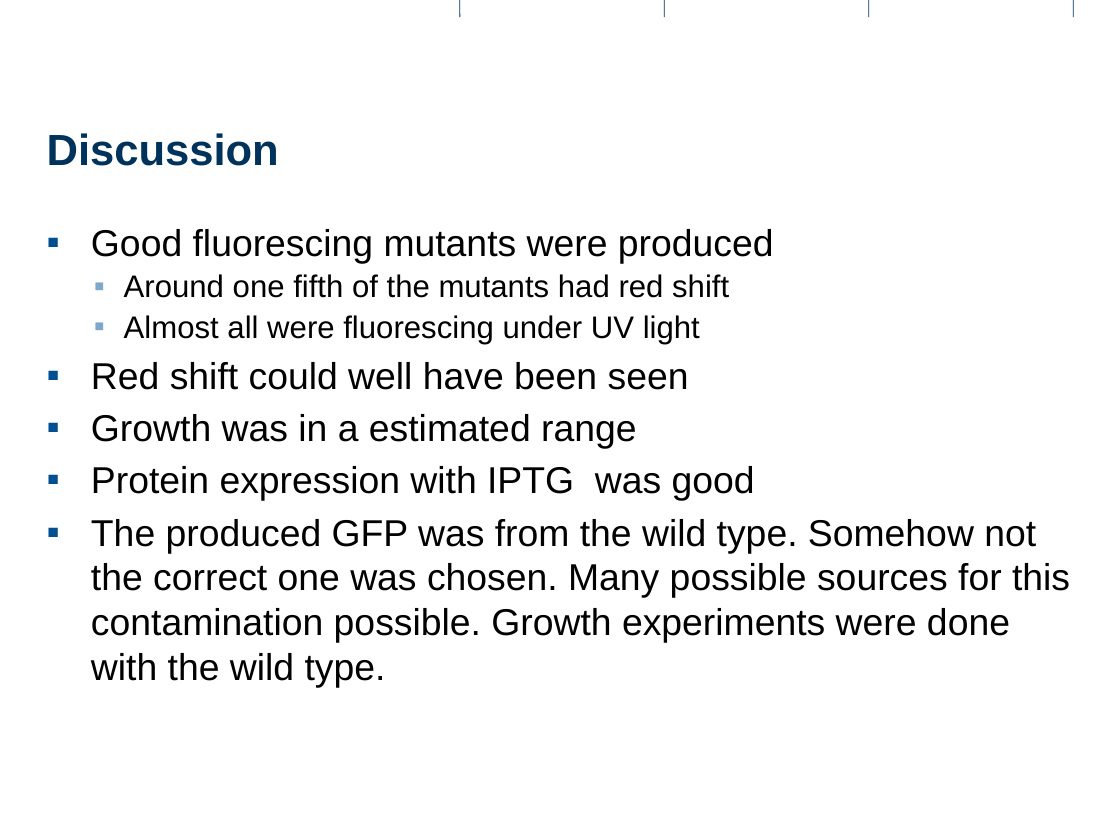
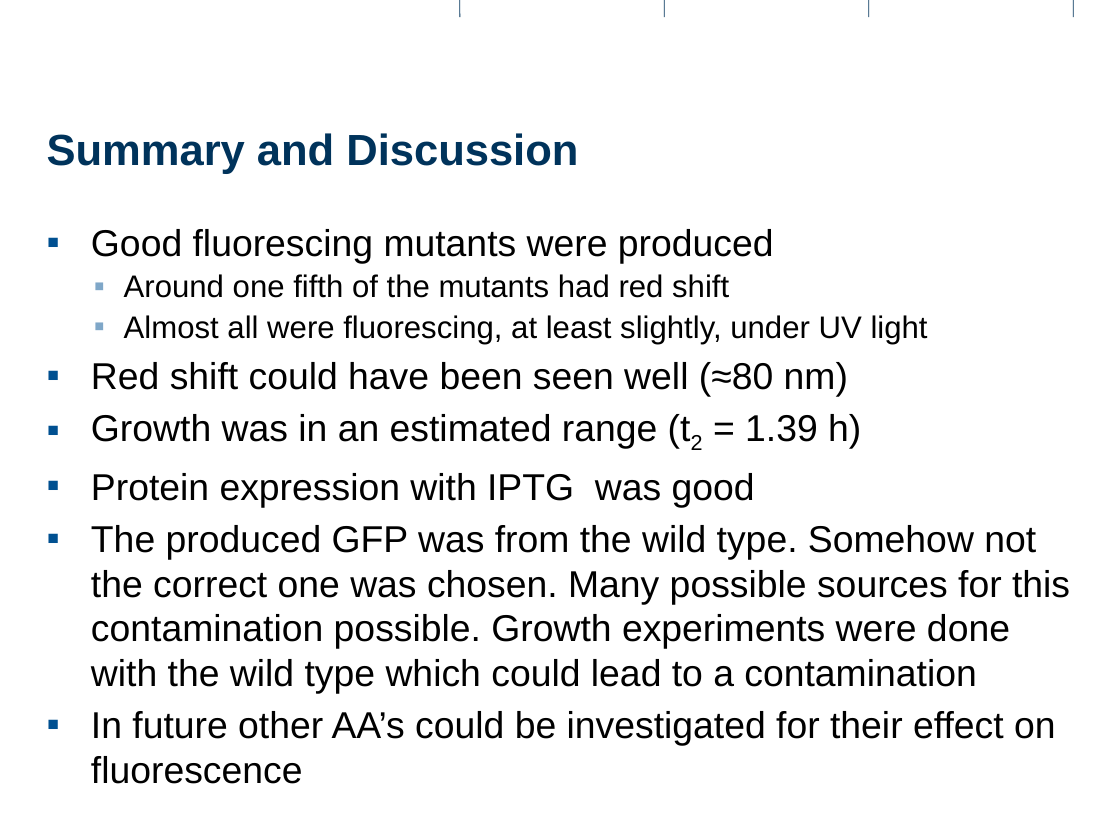
Before and after one commit to Pascal-Stucheli/Lab-Work, a slide deck: slide 13 of Presentation.pptx. Drawn at 1120x840 pixels with LibreOffice and Linux fonts; fonts in the diff are those of the drawing; background and template pictures are left out. Boxes give left, top, right and bottom in pixels: in the first picture for what was removed or moved away, otherwise in the second. Text is boxed around its words. In the diff, an @@ line names an element or a change of style, - is before the commit and + after.

```diff
--- a/Presentation.pptx
+++ b/Presentation.pptx
@@ title at (x1=47, y1=133, x2=578, y2=174): text changed @@
-Discussion
+Summary and Discussion
@@ text at (x1=91, y1=315, x2=928, y2=449): text changed @@
-  ▪ Almost all were fluorescing under UV light
-▪ Red shift could well have been seen
-▪ Growth was in a estimated range
+  ▪ Almost all were fluorescing, at least slightly, under UV light
+▪ Red shift could have been seen well (≈80 nm)
+▪ Growth was in an estimated range (t2 = 1.39 h)
@@ text at (x1=91, y1=525, x2=1070, y2=784): text changed @@
-▪ The produced GFP was from the wild type. Somehow not the correct one was chosen. Many possible sources for this contamination possible. Growth experiments were done with the wild type.
+▪ The produced GFP was from the wild type. Somehow not the correct one was chosen. Many possible sources for this contamination possible. Growth experiments were done with the wild type which could lead to a contamination
+▪ In future other AA’s could be investigated for their effect on fluorescence
```
Also in this commit, not shown: 4 other slides changed.
